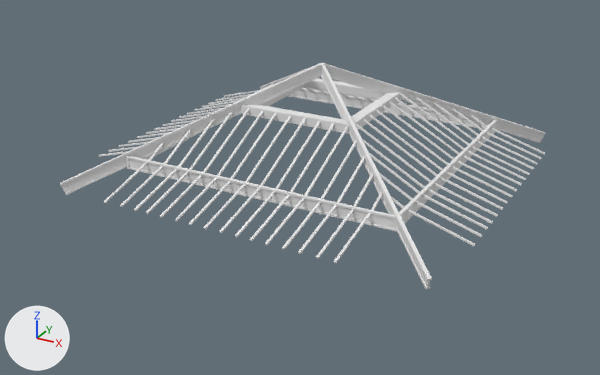
What one commit did to the OBJ model Content/_DefaultMaps/Hotel/MESH/SM_HOTEL_toitArmature.obj.
One viewpoint serves both versions: a 50 mm lens placed at (1189.0, -2322.0, 886.0), pointed at (-25.0, -115.0, -217.0). Lighting does not change. The marker at lower left points along +X, +Y and +Z. Where no turn or scale is listed for an object, it has been applied to the vertices.

The older version as bpy lines, for what is in view:
```python
me_sm_hotel_toitarmature = bpy.data.meshes.new('SM_HOTEL_toitArmature')
me_sm_hotel_toitarmature.from_pydata(...)  # 1312 vertices, 2080 faces; spans x -652.0..652.0, y -650.0..650.0, z -181.0..181.0
me_sm_hotel_toitarmature.materials.append(mat_initialshadinggroup)  # white #e7e7e7
# before: 892 (-607.0, 588.0, -142.0) at pixel (259, 86), 893 (-599.0, 595.0, -143.0) at pixel (262, 86), 894 (-599.0, 574.0, -180.0), 895 (-591.0, 582.0, -181.0), 897 (-606.0, 586.0, -148.0) at pixel (259, 87)
# before: 898 (-598.0, 593.0, -149.0), 901 (-600.0, 576.0, -175.0), 902 (-592.0, 584.0, -176.0), 912 (-605.0, 590.0, -142.0) at pixel (260, 86), 913 (-601.0, 593.0, -143.0) at pixel (261, 86)
# before: 914 (-604.0, 588.0, -148.0) at pixel (260, 87), 915 (-600.0, 591.0, -148.0) at pixel (261, 88), 916 (-598.0, 578.0, -176.0), 917 (-594.0, 582.0, -176.0), 918 (-597.0, 576.0, -180.0)
# before: 919 (-593.0, 580.0, -181.0)
# before: 940 (-608.0, -601.0, -142.0) at pixel (59, 183), 941 (-616.0, -592.0, -143.0) at pixel (60, 182), 942 (-595.0, -594.0, -180.0) at pixel (66, 195), 943 (-602.0, -585.0, -181.0) at pixel (66, 194), 945 (-607.0, -600.0, -148.0) at pixel (60, 185)
# before: 946 (-614.0, -591.0, -149.0) at pixel (60, 184), 949 (-597.0, -595.0, -175.0) at pixel (65, 193), 950 (-604.0, -586.0, -176.0) at pixel (65, 192), 960 (-610.0, -599.0, -142.0) at pixel (59, 183), 961 (-614.0, -595.0, -143.0) at pixel (59, 183)
# before: 962 (-608.0, -598.0, -148.0) at pixel (60, 185), 963 (-612.0, -594.0, -148.0) at pixel (60, 184), 964 (-599.0, -592.0, -176.0) at pixel (65, 193), 965 (-602.0, -588.0, -176.0) at pixel (65, 192), 966 (-597.0, -592.0, -180.0) at pixel (66, 194)
# before: 967 (-600.0, -587.0, -181.0) at pixel (66, 194)
# before: 1236 (593.0, 600.0, -142.0) at pixel (544, 132), 1237 (600.0, 592.0, -143.0) at pixel (545, 133), 1238 (580.0, 593.0, -180.0) at pixel (538, 141), 1239 (587.0, 585.0, -181.0) at pixel (540, 143), 1241 (591.0, 599.0, -148.0)
# before: 1242 (598.0, 591.0, -149.0) at pixel (545, 134), 1245 (581.0, 594.0, -175.0), 1246 (589.0, 585.0, -176.0) at pixel (541, 141), 1256 (595.0, 598.0, -142.0) at pixel (544, 132), 1257 (598.0, 594.0, -143.0) at pixel (545, 132)
# before: 1258 (593.0, 597.0, -148.0), 1259 (597.0, 593.0, -148.0) at pixel (544, 134), 1260 (583.0, 592.0, -176.0) at pixel (540, 140), 1261 (587.0, 587.0, -176.0) at pixel (540, 141), 1262 (581.0, 591.0, -180.0) at pixel (539, 142)
# before: 1263 (585.0, 587.0, -181.0) at pixel (540, 142)
ob_sm_hotel_toitarmature = bpy.data.objects.new('SM_HOTEL_toitArmature', me_sm_hotel_toitarmature)
ob_sm_hotel_toitarmature.location = (0.0, 0.0, 0.0)
```
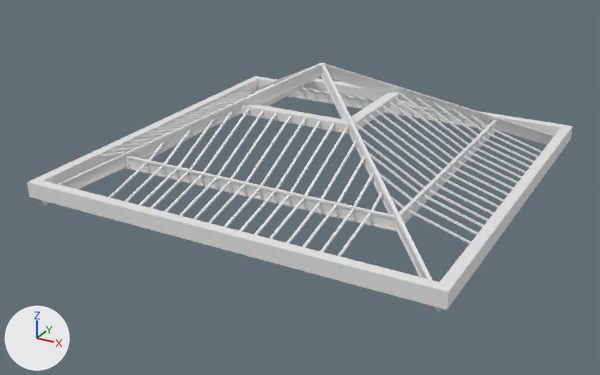
Commit message: update Hotel 20/05/2025 16:54

What differs and where, as boxes (x1, y1, x2, y2) in the pictures (600 x 375 px; the box of a moved part takes in the faces that stretch with it):
'SM_HOTEL_toitArmature', reshaped (12% wider, 10% taller)
    before: (60, 62, 546, 289)
    after: (27, 62, 573, 312)
part 1 of me_sm_hotel_toitarmature, added
    after: (27, 76, 573, 310)
part 2 of me_sm_hotel_toitarmature, moved or reshaped
    before: (260, 63, 321, 90)
    after: (257, 63, 321, 90)
part 3 of me_sm_hotel_toitarmature, moved or reshaped
    before: (60, 62, 323, 195)
    after: (41, 62, 323, 205)
part 4 of me_sm_hotel_toitarmature, moved or reshaped
    before: (323, 63, 546, 143)
    after: (323, 63, 555, 145)

The change in detail:
me_sm_hotel_toitarmature is used by ob_sm_hotel_toitarmature; location (0.0, 0.0, 0.0).
Verts and faces of me_sm_hotel_toitarmature; kept vertices keep their numbers, new ones are numbered from 1312.
me_sm_hotel_toitarmature had 1312 vertices, 2080 faces and spanned x -652.0..652.0, y -650.0..650.0, z -181.0..181.0.
me_sm_hotel_toitarmature no longer uses material mat_initialshadinggroup (white #e7e7e7).
me_sm_hotel_toitarmature now has 1344 vertices, 2144 faces and spans x -677.0..677.0, y -666.0..666.0, z -209.0..181.0.
me_sm_hotel_toitarmature part 1: a new loose piece of 32 vertices spanning x -677.0..677.0, y -666.0..666.0, z -175.0..-126.0.
Part 2, on me_sm_hotel_toitarmature:
Vertices 892, 893, 897, 914, 916, 917, 919 move by (-50.0, 50.0, -27.0).
Vertices 894, 898, 913 move by (-50.0, 51.0, -27.0).
Vertices 895, 901, 902, 912 move by (-50.0, 50.0, -28.0).
Vertex 915 moves to (-650.0, 642.0, -176.0).
Vertex 918 moves to (-647.0, 627.0, -208.0).
Part 3, on me_sm_hotel_toitarmature:
Vertices 940, 943, 962, 967 move by (-52.0, -49.0, -27.0).
Vertices 941, 942, 945, 946, 964, 965 move by (-51.0, -49.0, -27.0).
Vertices 949, 963, 966 move by (-51.0, -48.0, -28.0).
Vertex 950 moves to (-655.0, -635.0, -204.0), pixel (43, 202).
Vertex 960 moves to (-661.0, -648.0, -170.0).
Vertex 961 moves to (-665.0, -643.0, -170.0).
Part 4, on me_sm_hotel_toitarmature:
Vertices 1236, 1246, 1256, 1259, 1261 move by (50.0, 51.0, -28.0).
Vertices 1239, 1245, 1262, 1263 move by (51.0, 50.0, -28.0).
Vertex 1237 moves to (651.0, 643.0, -171.0).
Vertex 1238 moves to (630.0, 643.0, -208.0).
Vertex 1241 moves to (641.0, 650.0, -175.0).
Vertex 1258 moves to (643.0, 648.0, -175.0).
Vertex 1242 moves to (649.0, 642.0, -176.0).
Vertex 1257 moves to (649.0, 645.0, -170.0).
Vertex 1260 moves to (634.0, 642.0, -203.0).
